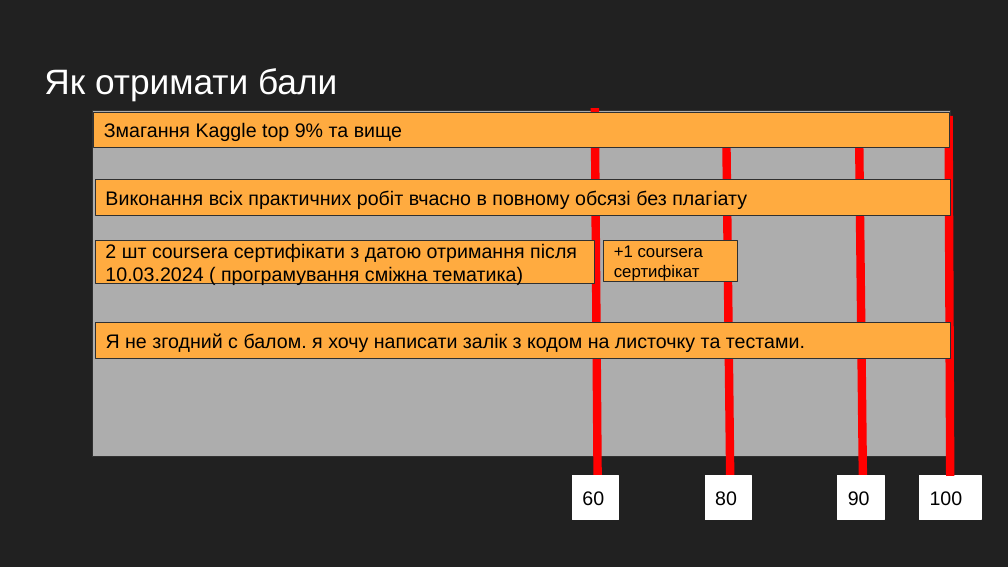
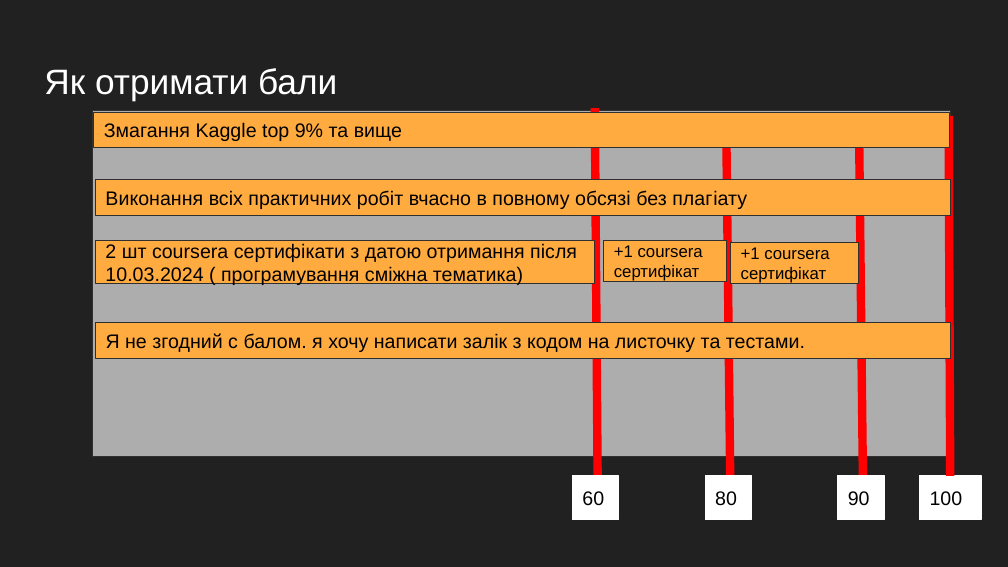
Before and after one commit to GeorgKantsedal/MMP-KKS-tasks, a slide deck: slide 2 of Вступ Заочка 2024.pptx. Drawn at 1008x567 pixels with LibreOffice and Linux fonts; fonts in the diff are those of the drawing. Boxes give left, top, right and bottom in pixels: in the first picture for what was removed or moved away, otherwise in the second. Text is boxed around its words. In the diff, an @@ line names an element or a change of style, - is before the commit and + after.

Commit message:
Course update

```diff
--- a/Вступ Заочка 2024.pptx
+++ b/Вступ Заочка 2024.pptx
@@ rectangle "+1 coursera сертифікат": place and size @@
-rectangle "+1 coursera сертифікат" at (604, 241, 737, 281)
+rectangle "+1 coursera сертифікат" at (604, 241, 726, 281)
@@ rectangle added at (731, 243, 859, 283), fill #FFAB40, outline #303030 0.75 pt, 12 pt, text #000000 @@
++1 coursera сертифікат
```
Also in this commit, not shown: 1 other slide changed.
